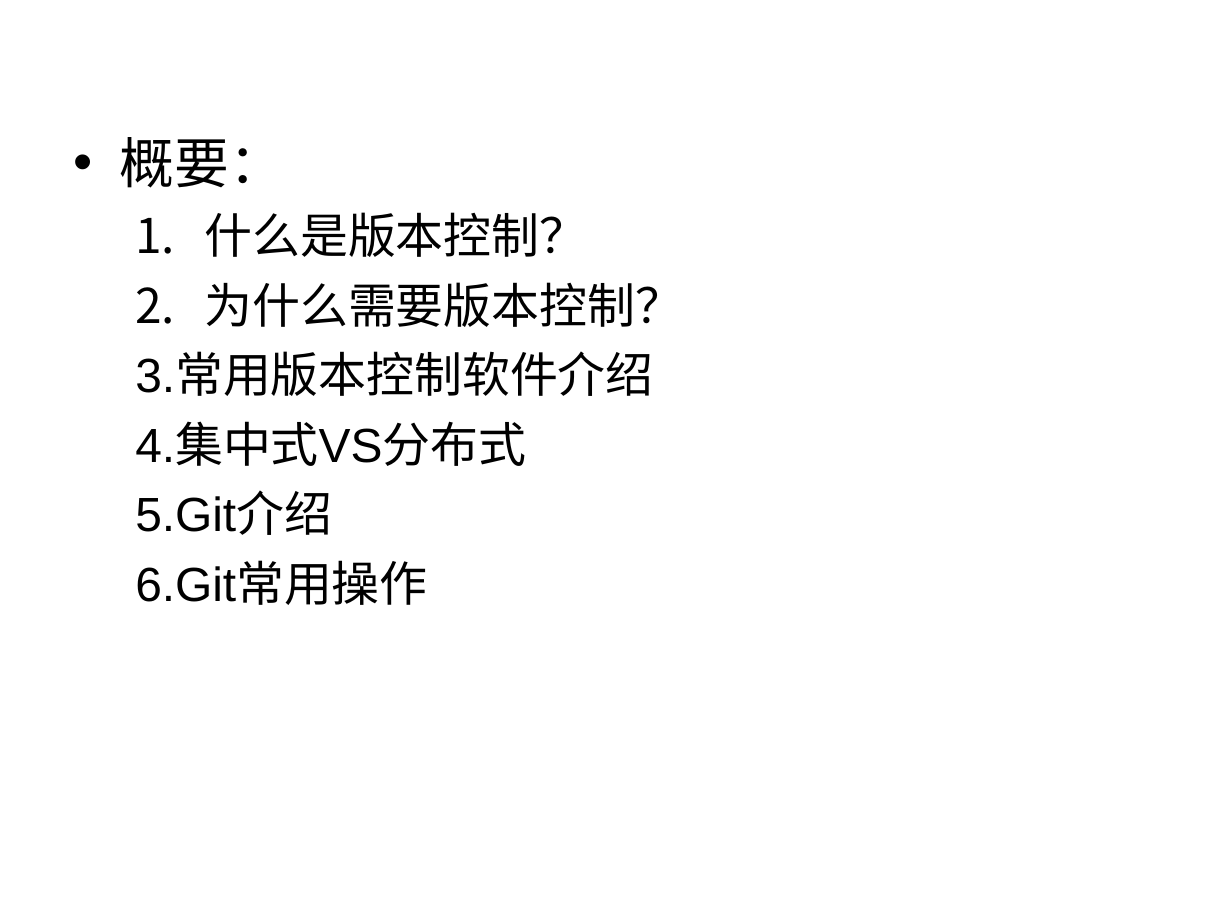
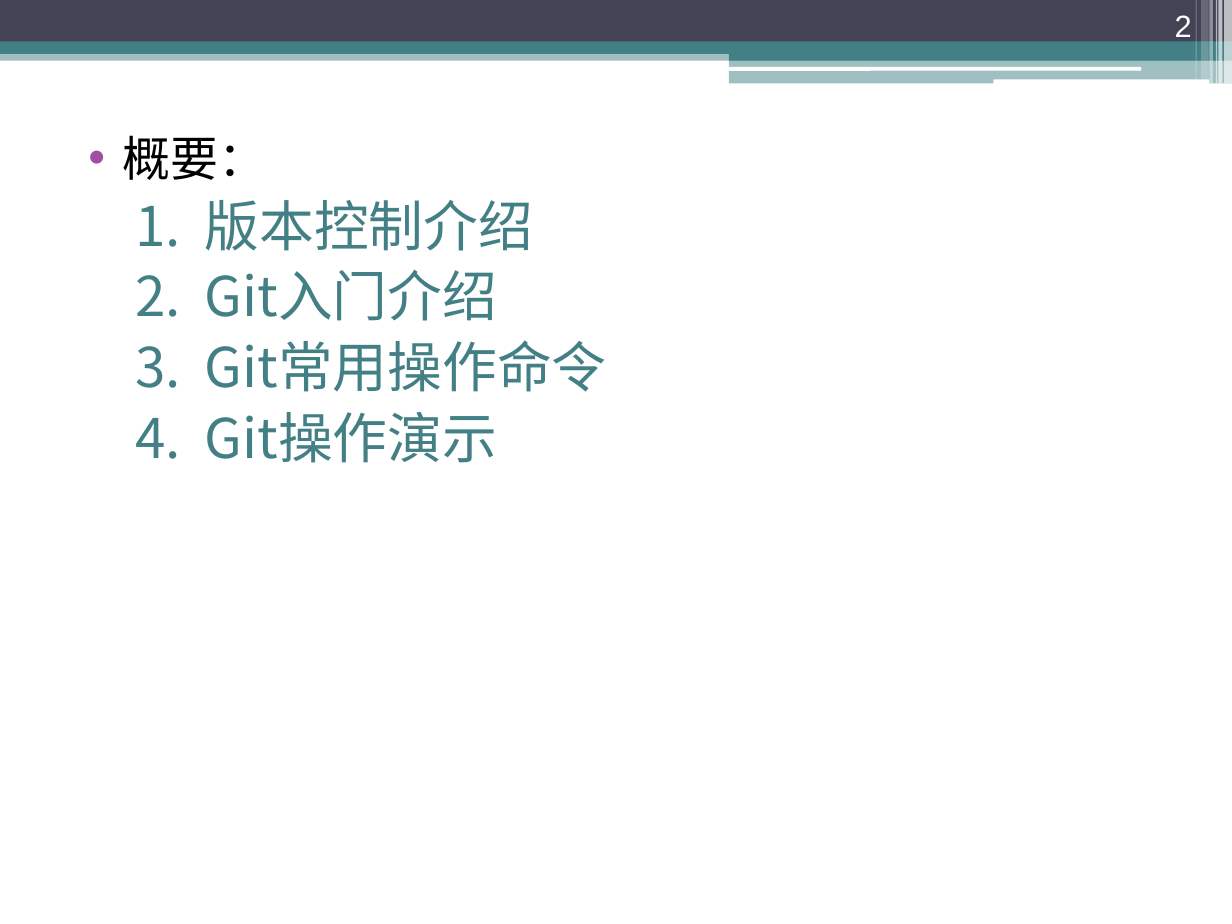
Before and after one commit to Lyon-NEU/Git, a slide deck: slide 2 of git.ppt. Drawn at 1232x924 pixels with LibreOffice and Linux fonts; fonts in the diff are those of the drawing. Boxes give left, top, right and bottom in pixels: in the first picture for what was removed or moved away, otherwise in the second. Text is boxed around its words. In the diff, an @@ line names an element or a change of style, - is before the commit and + after.

```diff
--- a/git.ppt
+++ b/git.ppt
@@ rectangle added at [0, 0, 1232, 42], fill #424456 @@
@@ page number added at [1175, 15, 1192, 37], 18 pt, text #FFFFFF @@
+2
@@ rectangle added at [1195, 0, 1196, 79], fill #FFFFFF at 30% opacity @@
@@ rectangle added at [1201, 0, 1209, 79], fill #FFFFFF at 20% opacity @@
@@ rectangle added at [1210, 0, 1214, 84], fill #FFFFFF at 40% opacity @@
@@ rectangle added at [1216, 0, 1217, 84], fill #FFFFFF at 60% opacity @@
@@ rectangle added at [1218, 0, 1222, 84], fill #FFFFFF at 65% opacity @@
@@ rectangle added at [1225, 0, 1232, 84], fill #FFFFFF at 65% opacity @@
@@ rectangle added at [0, 49, 1232, 60], fill #438086 at 50% opacity @@
@@ rectangle added at [0, 42, 1232, 54], fill #438086 @@
@@ rectangle added at [729, 48, 1232, 60], fill #438086 @@
@@ rectangle added at [729, 59, 1232, 84], fill #438086 at 50% opacity @@
@@ rounded rectangle added at [728, 67, 1141, 70], fill #FFFFFF @@
@@ rounded rectangle added at [993, 79, 1209, 84], fill #FFFFFF @@
@@ text at [123, 135, 267, 180]: size 32 to 28 pt, font Arial to Noto Sans CJK SC in "概要："; indent changed; less space between paragraphs; bullet colour #000000 to #A04DA3 @@
@@ text at [205, 200, 607, 463]: text changed; size 28 to 32 pt; font Arial to Noto Sans CJK SC; text colour #000000 to #438086 @@
-  1. 什么是版本控制？
-  2. 为什么需要版本控制？
-  3.常用版本控制软件介绍
-  4.集中式VS分布式
-  5.Git介绍
-  6.Git常用操作
+  1. 版本控制介绍
+  2. Git入门介绍
+  3. Git常用操作命令
+  4. Git操作演示
```
Also in this commit, not shown: 16 other slides changed, 11 slides added, 5 slides removed, 4 other files.
